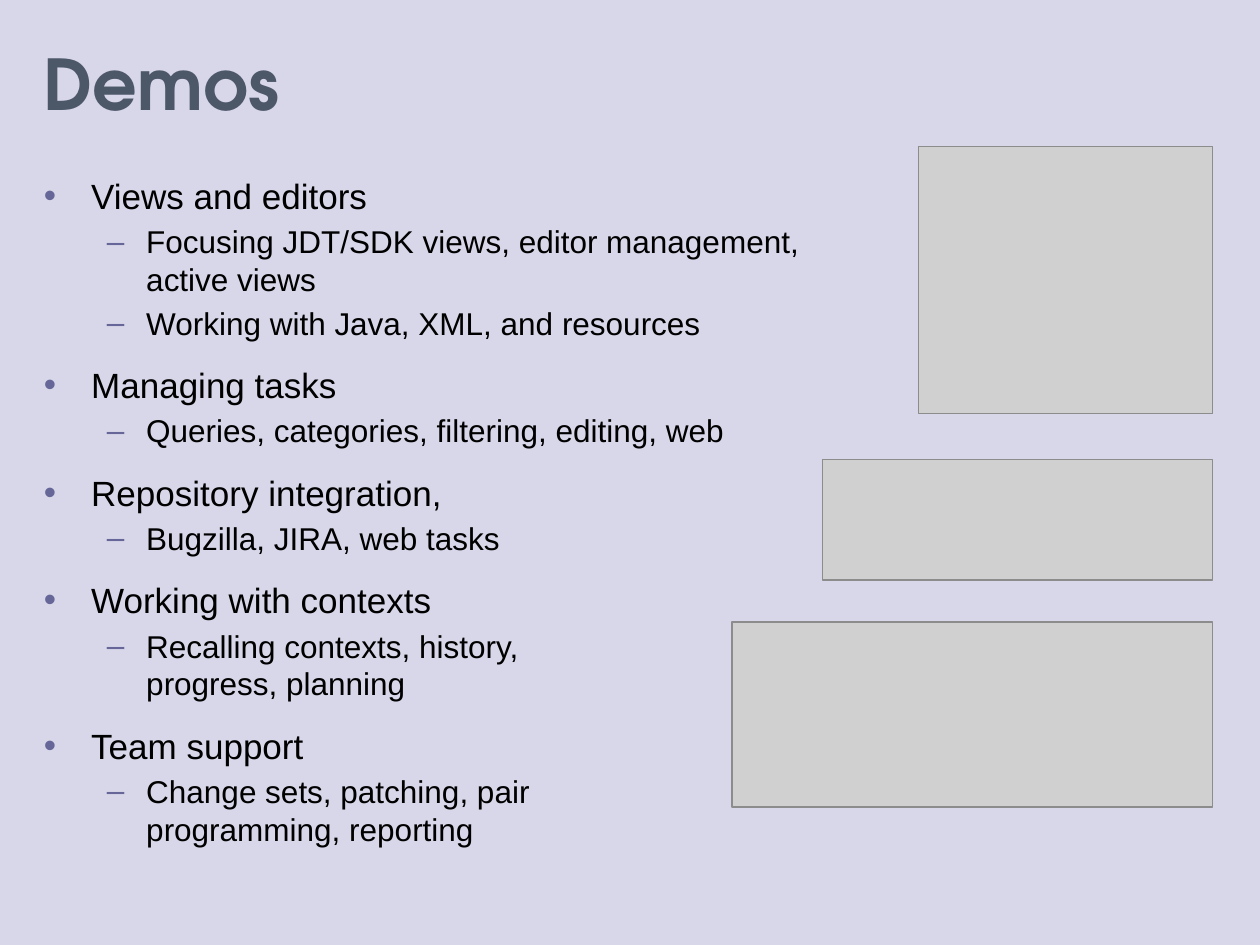
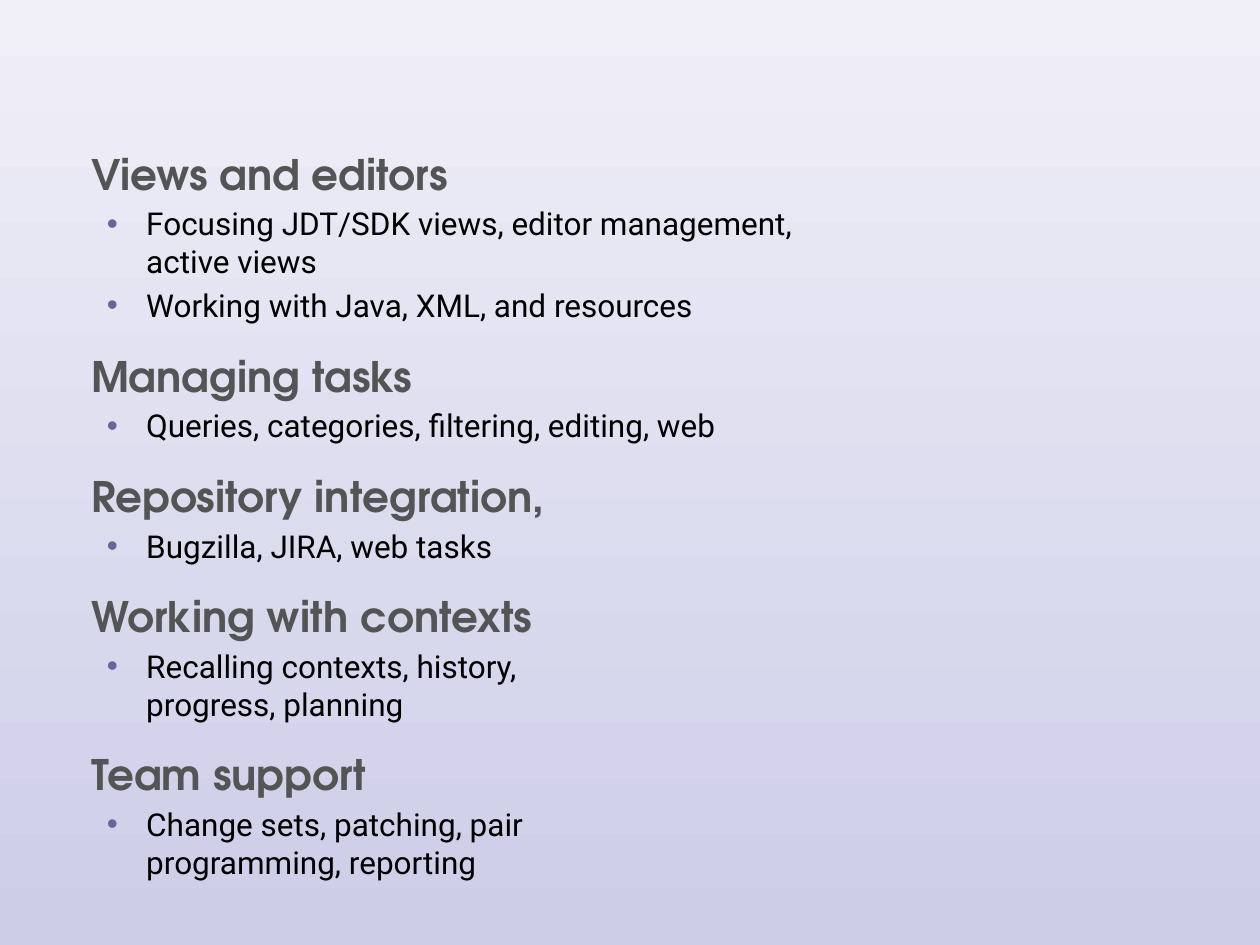
Before and after one commit to eclipse-mylyn/mylyn-website, a slide deck: slide 8 of publications/2006-03-mylar-eclipsecon.ppt (slide 7 before the commit). Drawn at 1260x945 pixels with LibreOffice and Linux fonts; fonts in the diff are those of the drawing; grey boxes stand for pictures. Boxes give left, top, right and bottom in pixels: in the first picture for what was removed or moved away, otherwise in the second. Text is boxed around its words. In the diff, an @@ line names an element or a change of style, - is before the commit and + after.

```diff
--- a/publications/2006-03-mylar-eclipsecon.ppt
+++ b/publications/2006-03-mylar-eclipsecon.ppt
@@ rectangle at [0, 0, 1260, 945]: fill #D8D7E9 to gradient #F0EFF8 to #CDCDE8 @@
@@ title removed at [44, 58, 279, 111] @@
-Demos
@@ text "Views and editors": place and size @@
-text "Views and editors" at [91, 183, 799, 847]
+text "Views and editors" at [91, 158, 792, 881]
@@ text "Views and editors" at [91, 158, 792, 881]: size 20 to 24 pt, font Arial to TeX Gyre Adventor, text colour #000000 to #535454, bold on in "Views and editors", "Managing tasks", "Repository integration,", "Working with contexts" and 1 more places; font Arial to Roboto in "Focusing JDT/SDK views, editor management, active views", "Working with Java, XML, and resources", "Queries, categories, filtering, editing, web", "Bugzilla, JIRA, web tasks" and 2 more places; bullet • to  ; more space between paragraphs; bullet – to • @@
@@ picture removed at [919, 146, 1212, 413] @@
@@ picture removed at [823, 459, 1213, 580] @@
@@ picture removed at [732, 622, 1212, 808] @@
```
Also in this commit, not shown: 15 other slides changed, 4 slides added, 1 slide removed, 1 other file.
